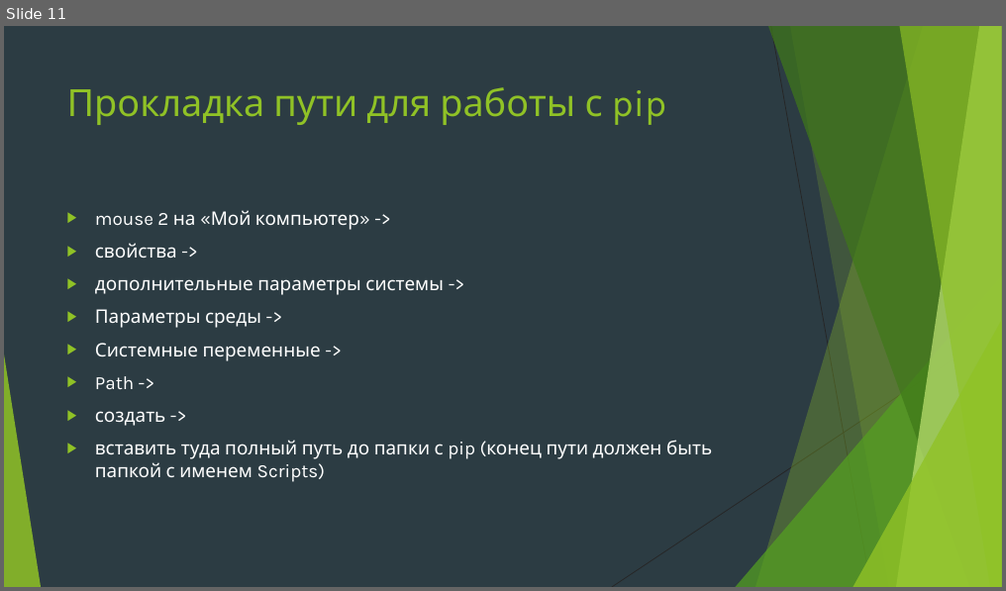
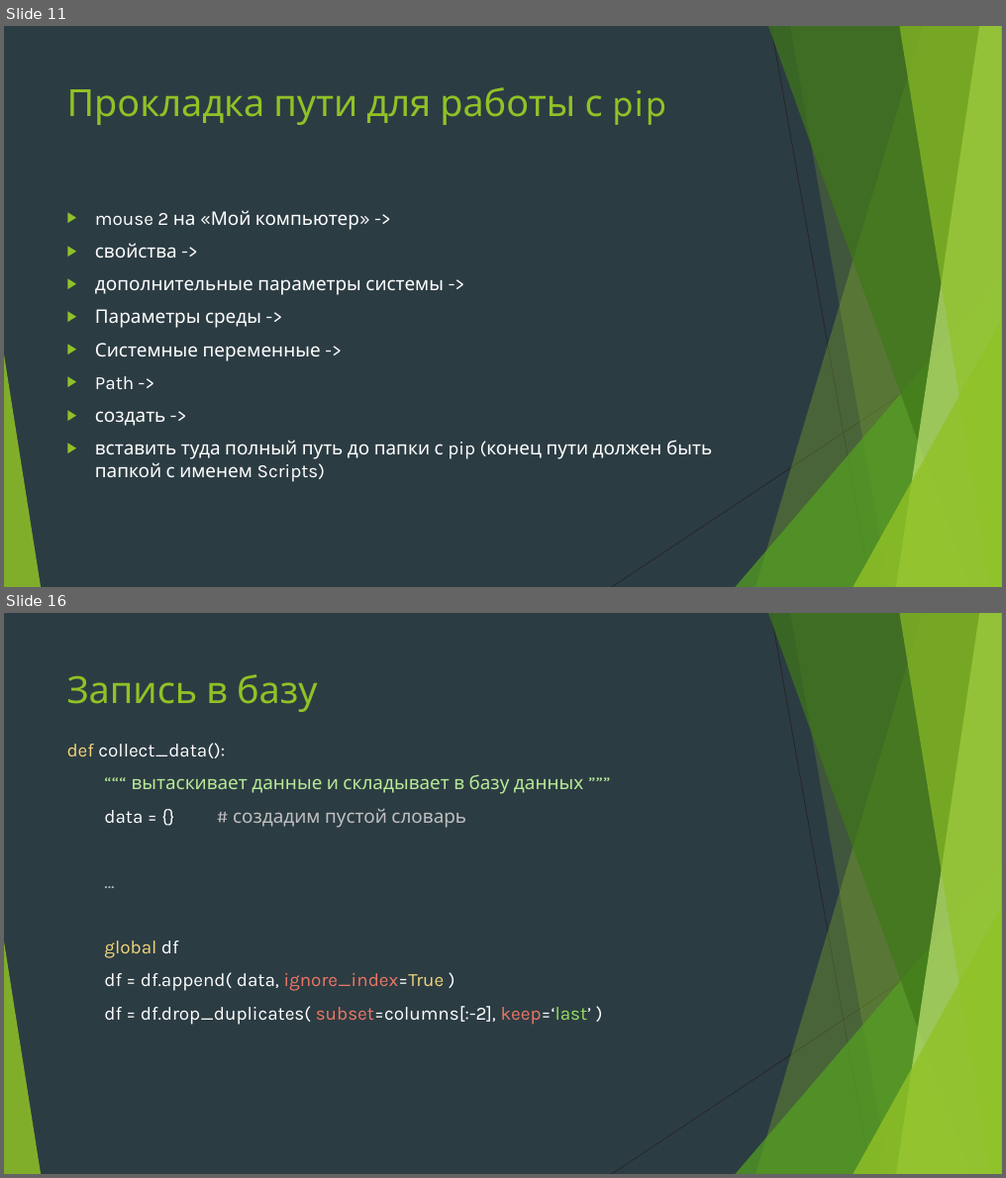
Before and after one commit to Yegor9151/for_corund, a slide deck: course_project_for_korund/ver 1.1/уроки/урок 7.pptx. Shown one above the other, each under a label of ours: slide 11 before the commit, slides 11 and 16 after it; the slides between them are not shown. The pictures are 1006x591 and 1006x1178 pixels, drawn with LibreOffice and Linux fonts; fonts in the diff are those of the drawing. Boxes give left, top, right and bottom in pixels: in the first picture for what was removed or moved away, otherwise in the second. Text is boxed around its words. In the diff, an @@ line names an element or a change of style, - is before the commit and + after.

```diff
--- a/course_project_for_korund/ver 1.1/уроки/урок 7.pptx
+++ b/course_project_for_korund/ver 1.1/уроки/урок 7.pptx
@@ slide 16 added at box(4, 613, 1002, 1174), background #2C3C43; not listed: 10 template elements that a slide beside it also shows @@
@@ title added at box(67, 674, 318, 712), 36 pt, text #90C226 @@
+Запись в базу
@@ text added at box(67, 743, 592, 1025), 18 pt, text #FFFFFF @@
+def collect_data():
+“““ вытаскивает данные и складывает в базу данных ”””
+data = {} # создадим пустой словарь
+…
+global df
+df = df.append( data, ignore_index=True )
+df = df.drop_duplicates( subset=columns[:-2], keep=‘last’ )
```
Also in this commit, not shown: 5 slides changed, 5 other slides added.
